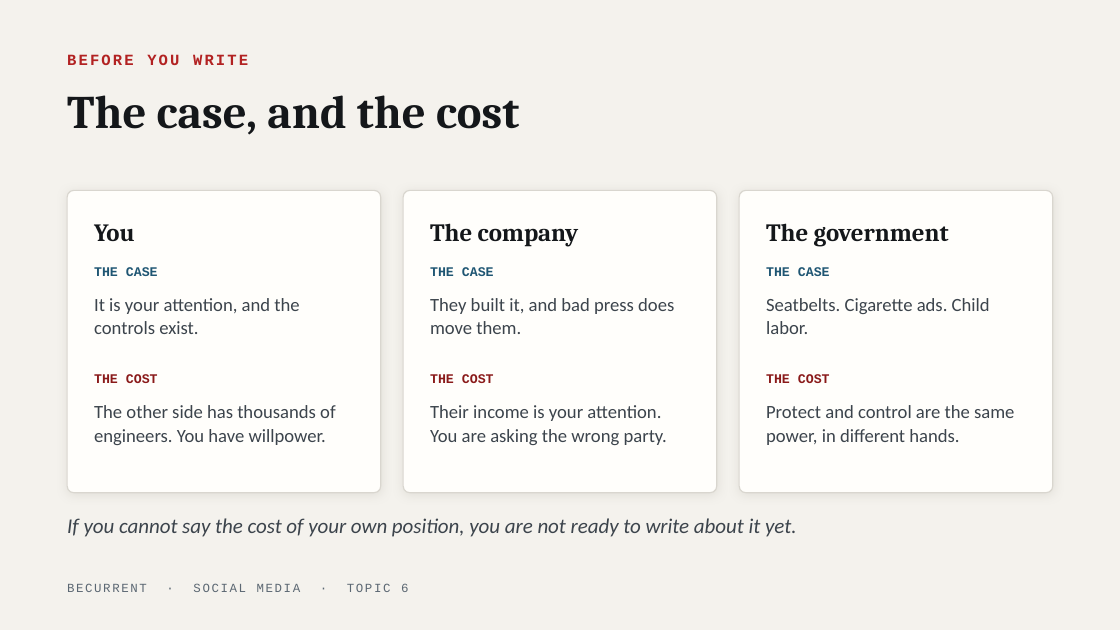
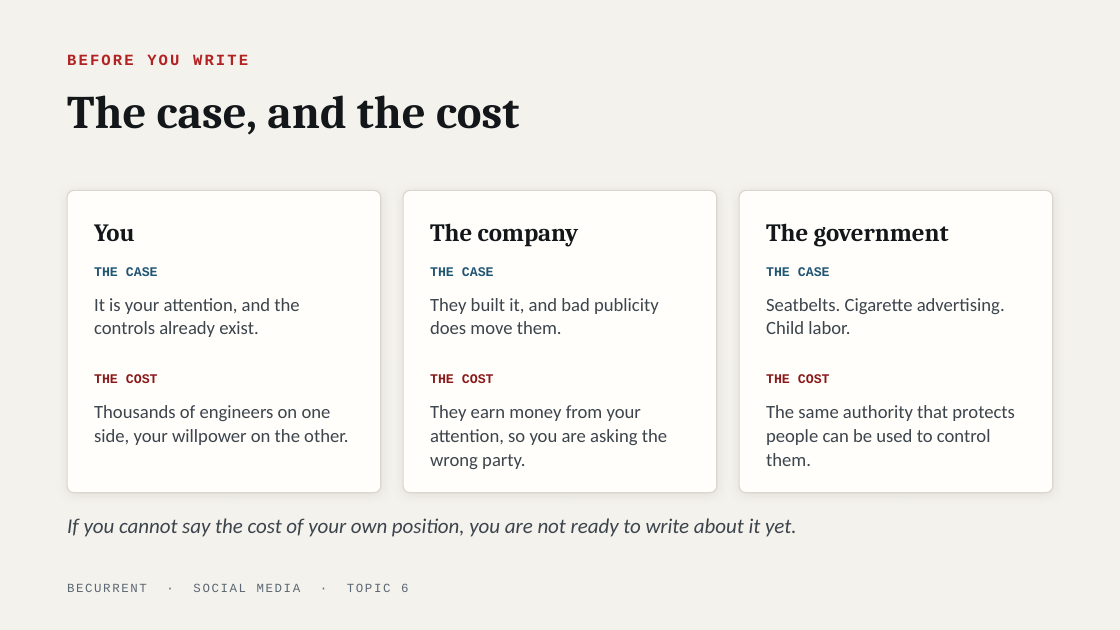
Before and after one commit to JeffAndersonLogic/BeCurrent, a slide deck: slide 9 of social-media/decks/topic-06-who-gets-to-decide.pptx. Drawn at 1120x630 pixels with LibreOffice and Linux fonts; fonts in the diff are those of the drawing. Boxes give left, top, right and bottom in pixels: in the first picture for what was removed or moved away, otherwise in the second. Text is boxed around its words. In the diff, an @@ line names an element or a change of style, - is before the commit and + after.

```diff
--- a/social-media/decks/topic-06-who-gets-to-decide.pptx
+++ b/social-media/decks/topic-06-who-gets-to-decide.pptx
@@ text at <box>94,298,299,337</box>: text changed @@
-It is your attention, and the controls exist.
+It is your attention, and the controls already exist.
@@ text at <box>430,298,659,334</box>: text changed @@
-They built it, and bad press does move them.
+They built it, and bad publicity does move them.
@@ text at <box>766,298,1005,334</box>: text changed @@
-Seatbelts. Cigarette ads. Child labor.
+Seatbelts. Cigarette advertising. Child labor.
@@ text at <box>94,405,348,445</box>: text changed @@
-The other side has thousands of engineers. You have willpower.
+Thousands of engineers on one side, your willpower on the other.
@@ text at <box>430,405,667,469</box>: text changed @@
-Their income is your attention. You are asking the wrong party.
+They earn money from your attention, so you are asking the wrong party.
@@ text at <box>766,405,1015,466</box>: text changed @@
-Protect and control are the same power, in different hands.
+The same authority that protects people can be used to control them.
```
Also in this commit, not shown: 13 other slides changed, 11 other files.
